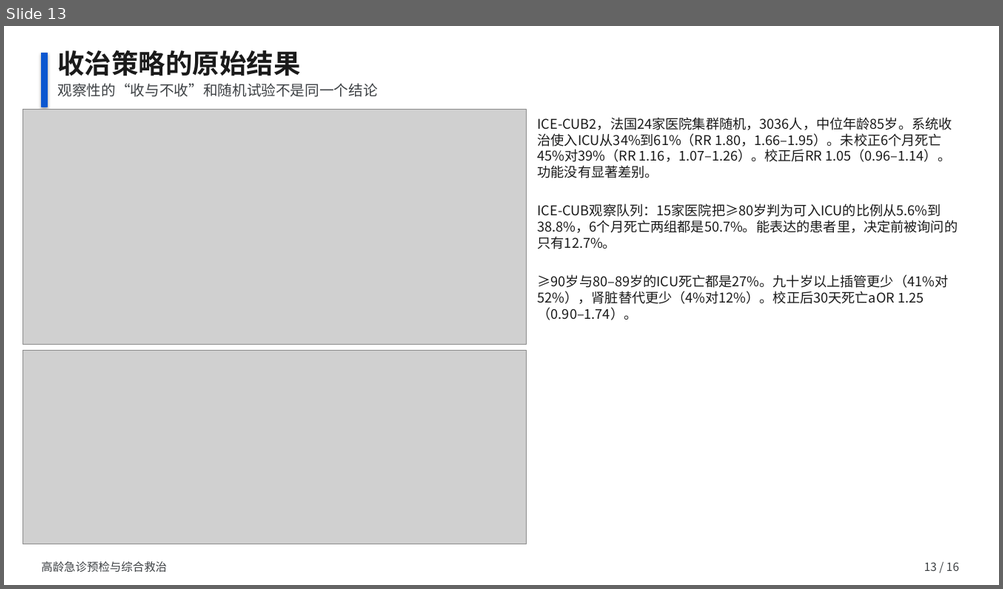
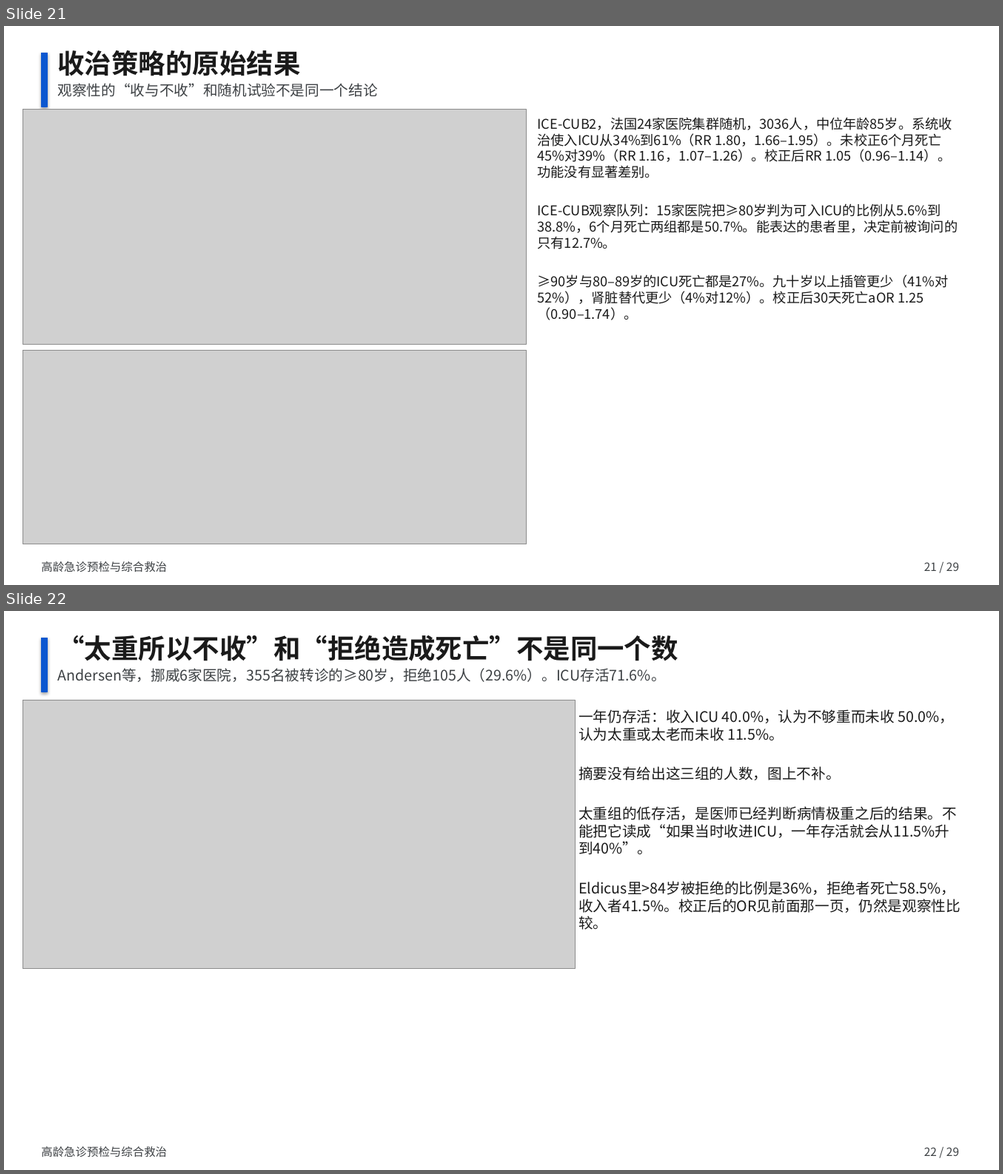
Before and after one commit to ttacuy/shania, a slide deck: evidence/elderly-ed-decision/高龄急诊预检与综合救治.pptx. Shown one above the other, each under a label of ours: slide 13 before the commit, slides 21 and 22 after it. The pictures are 1003x589 and 1003x1174 pixels, drawn with LibreOffice and Linux fonts; fonts in the diff are those of the drawing; grey boxes stand for pictures. Boxes give left, top, right and bottom in pixels: in the first picture for what was removed or moved away, otherwise in the second. Text is boxed around its words. In the diff, an @@ line names an element or a change of style, - is before the commit and + after.

```diff
--- a/evidence/elderly-ed-decision/高龄急诊预检与综合救治.pptx
+++ b/evidence/elderly-ed-decision/高龄急诊预检与综合救治.pptx
@@ slide 22 added at <box>4,611,999,1170</box>, background #FFFFFF @@
@@ rectangle added at <box>41,638,47,692</box>, fill #0B57D0, outline #0B57D0 1 pt @@
@@ text added at <box>58,635,678,661</box>, 26 pt, text #1A1A1A, bold @@
+“太重所以不收”和“拒绝造成死亡”不是同一个数
@@ text added at <box>58,668,666,682</box>, 14 pt, text #3C4043 @@
+Andersen等，挪威6家医院，355名被转诊的≥80岁，拒绝105人（29.6%）。ICU存活71.6%。
@@ picture added at <box>22,701,575,969</box> @@
@@ text added at <box>578,709,960,930</box>, 14 pt, text #1A1A1A @@
+一年仍存活：收入ICU 40.0%，认为不够重而未收 50.0%，认为太重或太老而未收 11.5%。
+摘要没有给出这三组的人数，图上不补。
+太重组的低存活，是医师已经判断病情极重之后的结果。不能把它读成“如果当时收进ICU，一年存活就会从11.5%升到40%”。
+Eldicus里>84岁被拒绝的比例是36%，拒绝者死亡58.5%，收入者41.5%。校正后的OR见前面那一页，仍然是观察性比较。
@@ text added at <box>41,1147,167,1157</box>, 11 pt, text #3C4043 @@
+高龄急诊预检与综合救治
@@ text added at <box>924,1147,959,1156</box>, 11 pt, text #3C4043 @@
+22 / 29
@@ what was slide 13 is now slide 21 @@
@@ slide 21 changed as well @@
@@ text at <box>924,562,959,571</box>: text changed @@
-13 / 16
+21 / 29
```
Also in this commit, not shown: 15 other slides changed, 12 other slides added, 15 other files.
